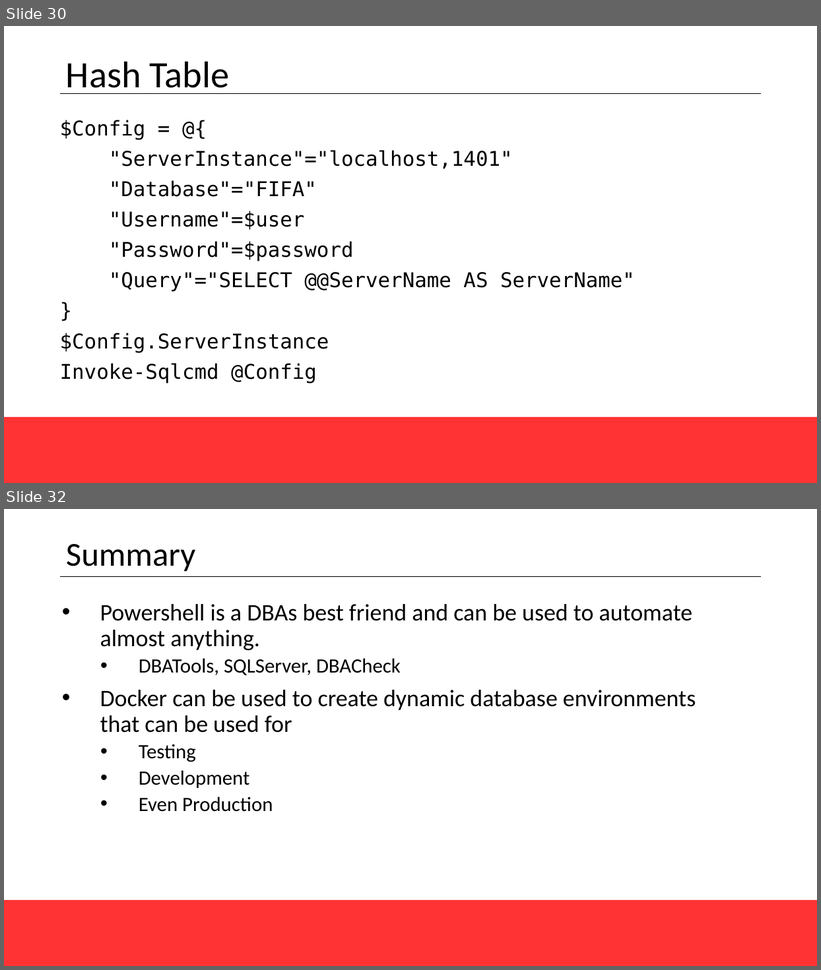
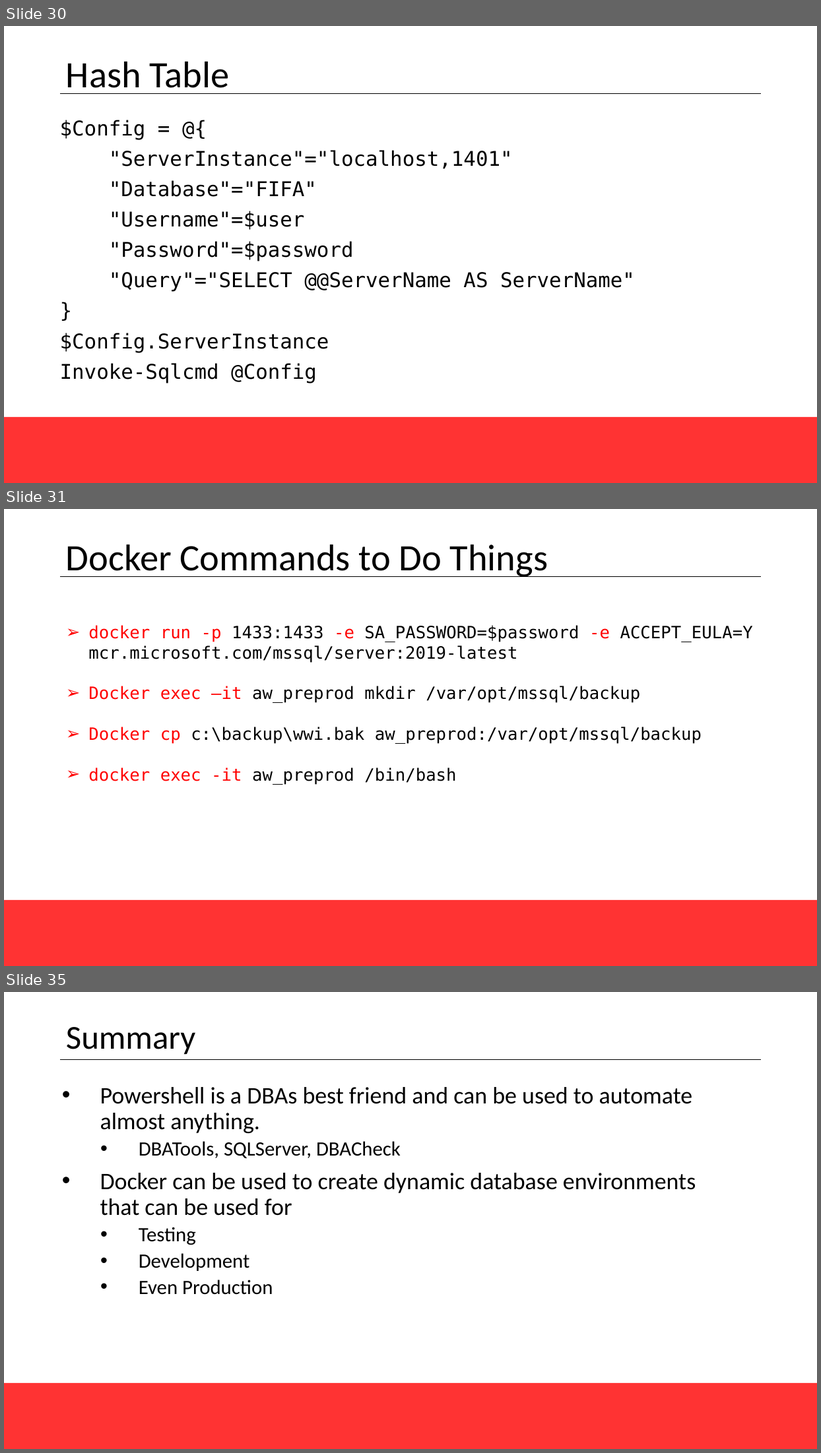
Before and after one commit to SQLPioneer/Presentations, a slide deck: Automation/EnvironmentAutomationGroupBy2021.pptx. Shown one above the other, each under a label of ours: slides 30 and 32 before the commit, slides 30, 31 and 35 after it; the slides between them are not shown. The pictures are 821x970 and 821x1453 pixels, drawn with LibreOffice and Linux fonts; fonts in the diff are those of the drawing; background and template pictures are left out. Boxes give left, top, right and bottom in pixels: in the first picture for what was removed or moved away, otherwise in the second. Text is boxed around its words. In the diff, an @@ line names an element or a change of style, - is before the commit and + after.

Commit message:
Add Docker commands for working with Powershell Container

```diff
--- a/Automation/EnvironmentAutomationGroupBy2021.pptx
+++ b/Automation/EnvironmentAutomationGroupBy2021.pptx
@@ slide 31 added at [4,509,817,966], background #FFFFFF; not listed: 1 template element that a slide beside it also shows @@
@@ title added at [66,544,548,577], 44 pt, text #000000 @@
+Docker Commands to Do Things
@@ line added from (60, 577) to (762, 577), #000000 1 pt @@
@@ text added at [88,625,753,784], 20 pt, text #000000 @@
+➢ docker run -p 1433:1433 -e SA_PASSWORD=$password -e ACCEPT_EULA=Y mcr.microsoft.com/mssql/server:2019-latest
+➢ Docker exec –it aw_preprod mkdir /var/opt/mssql/backup
+➢ Docker cp c:\backup\wwi.bak aw_preprod:/var/opt/mssql/backup
+➢ docker exec -it aw_preprod /bin/bash
@@ what was slide 32 is now slide 35 @@
```
Also in this commit, not shown: 2 slides changed, 3 other slides added, 1 slide removed, 2 other files.
